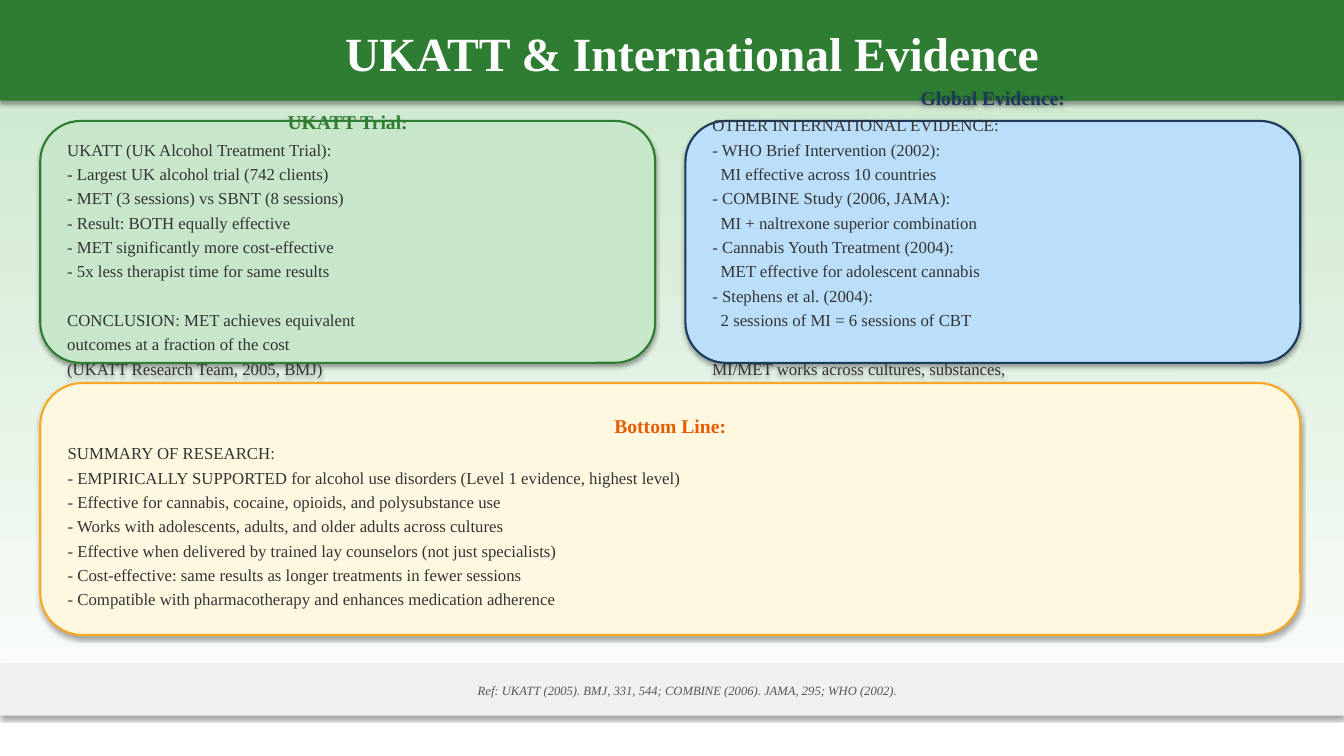
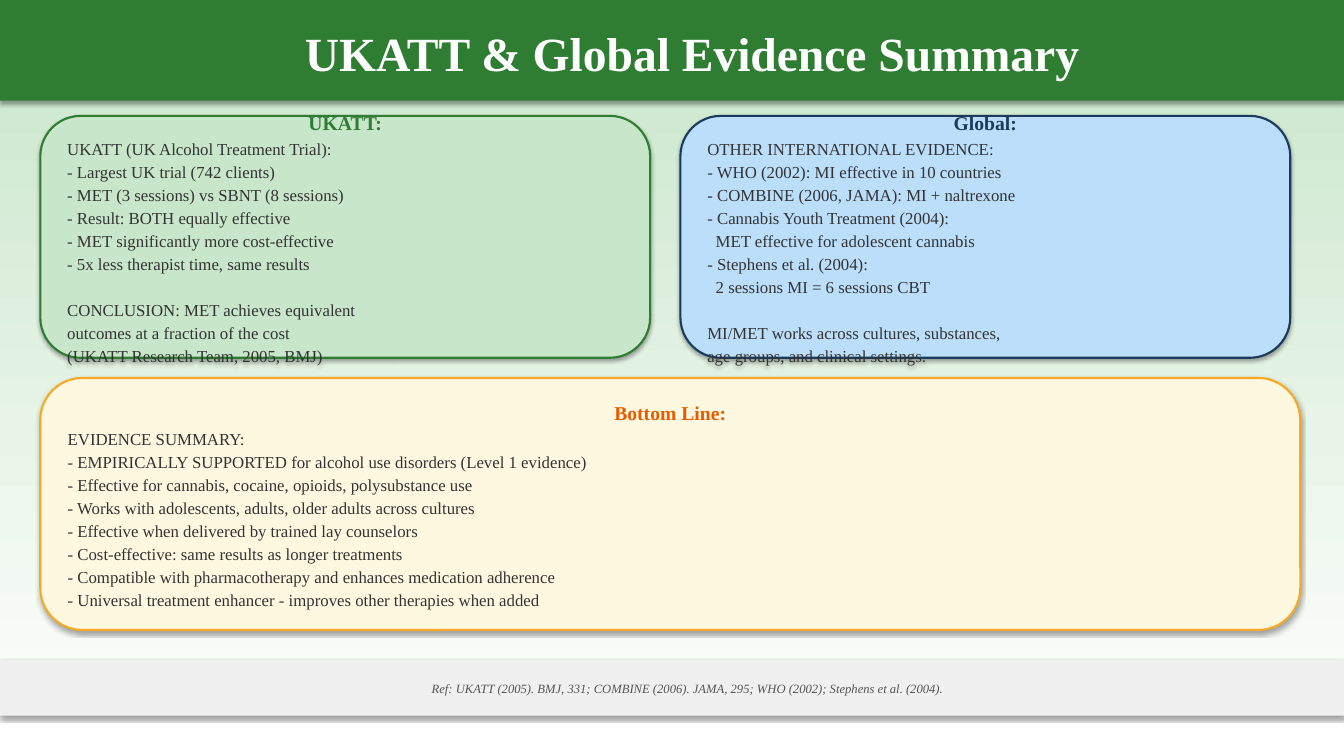
Before and after one commit to tejasdangodra786-byte/Dango-kiro, a slide deck: slide 65 of MET_Comprehensive_Presentation.pptx (slide 62 before the commit). Drawn at 1344x756 pixels with LibreOffice and Linux fonts; fonts in the diff are those of the drawing. Boxes give left, top, right and bottom in pixels: in the first picture for what was removed or moved away, otherwise in the second. Text is boxed around its words. In the diff, an @@ line names an element or a change of style, - is before the commit and + after.

Commit message:
MET Presentation v4.2: 79 slides - fixed overlaps + new sections
- FIXED: Strict zone layout (Title 0-1.0, Content 1.15-6.4, Ref 6.55-7.1) - NO overlaps
- KEPT: All original v4 content (62 slides worth of content preserved)
- ADDED: Section 8 - Comparison with Other Therapies (MET vs CBT, 12-Step, table)
- ADDED: Family & Caregiver involvement (CRAFT, stepped care, psychoeducation)
- ADDED: MET as pretreatment enhancer research
- ADDED: Section 9 - Comorbid Psychiatric Disorders (PD, Depression, Anxiety/PTSD, Bipolar, Psychosis, ADHD, ED)
- ADDED: Summary table of all adaptations
- ADDED: Cultural adaptations for India
- ADDED: Medication adherence using MI
- ADDED: Training & supervision guidelines
- ADDED: Limitations & when MET is insufficient
- ADDED: Evidence table by population
- ADDED: Therapist skills checklist
- ADDED: Ethical considerations
- 79 slides total (~80 as requested)
- References on every slide from research

```diff
--- a/MET_Comprehensive_Presentation.pptx
+++ b/MET_Comprehensive_Presentation.pptx
@@ text in rectangle at (305,38,1079,82): text changed @@
-UKATT & International Evidence
+UKATT & Global Evidence Summary
@@ rounded rectangle "UKATT:": place and size @@
-rounded rectangle "UKATT:" at (40,121,655,363)
+rounded rectangle "UKATT:" at (40,116,650,358)
@@ text in rounded rectangle at (308,115,381,130): text changed @@
-UKATT Trial:
+UKATT:
@@ rounded rectangle "Global:": place and size @@
-rounded rectangle "Global:" at (686,121,1301,363)
+rounded rectangle "Global:" at (681,116,1291,358)
@@ text in rounded rectangle at (954,115,1017,130): text changed @@
-Global Evidence:
+Global:
@@ text in rounded rectangle at (67,143,355,365): less space between paragraphs @@
@@ text in rounded rectangle at (707,144,1000,366): less space between paragraphs @@
@@ text in rounded rectangle at (77,166,275,182): text changed @@
-- Largest UK alcohol trial (742 clients)
+- Largest UK trial (742 clients)
@@ text in rounded rectangle at (717,166,1016,205): text changed @@
-- WHO Brief Intervention (2002):
-MI effective across 10 countries
-- COMBINE Study (2006, JAMA):
-MI + naltrexone superior combination
+- WHO (2002): MI effective in 10 countries
+- COMBINE (2006, JAMA): MI + naltrexone
@@ text in rounded rectangle at (77,258,310,274): text changed @@
-- 5x less therapist time for same results
+- 5x less therapist time, same results
@@ text in rounded rectangle at (716,282,930,293): text changed @@
-2 sessions of MI = 6 sessions of CBT
+2 sessions MI = 6 sessions CBT
@@ rounded rectangle "Bottom Line:": place and size @@
-rounded rectangle "Bottom Line:" at (40,383,1301,635)
+rounded rectangle "Bottom Line:" at (40,378,1301,630)
@@ text in rounded rectangle at (77,406,726,587): less space between paragraphs @@
@@ text in rounded rectangle at (68,434,586,564): text changed @@
-SUMMARY OF RESEARCH:
-- EMPIRICALLY SUPPORTED for alcohol use disorders (Level 1 evidence, highest level)
-- Effective for cannabis, cocaine, opioids, and polysubstance use
-- Works with adolescents, adults, and older adults across cultures
-- Effective when delivered by trained lay counselors (not just specialists)
-- Cost-effective: same results as longer treatments in fewer sessions
+EVIDENCE SUMMARY:
+- EMPIRICALLY SUPPORTED for alcohol use disorders (Level 1 evidence)
+- Effective for cannabis, cocaine, opioids, polysubstance use
+- Works with adolescents, adults, older adults across cultures
+- Effective when delivered by trained lay counselors
+- Cost-effective: same results as longer treatments
@@ text in rounded rectangle at (77,594,539,610): paragraph added @@
+- Universal treatment enhancer - improves other therapies when added
@@ rectangle "Ref: UKATT (2005). BMJ, 331; ...": place and size @@
-rectangle "Ref: UKATT (2005). BMJ, 331; ..." at (0,665,1344,716)
+rectangle "Ref: UKATT (2005). BMJ, 331; ..." at (0,660,1344,716)
@@ text in rectangle at (432,684,943,696): text changed @@
-Ref: UKATT (2005). BMJ, 331, 544; COMBINE (2006). JAMA, 295; WHO (2002).
+Ref: UKATT (2005). BMJ, 331; COMBINE (2006). JAMA, 295; WHO (2002); Stephens et al. (2004).
```
Also in this commit, not shown: 53 other slides changed, 16 slides added, 2 slides removed, 1 other file.
